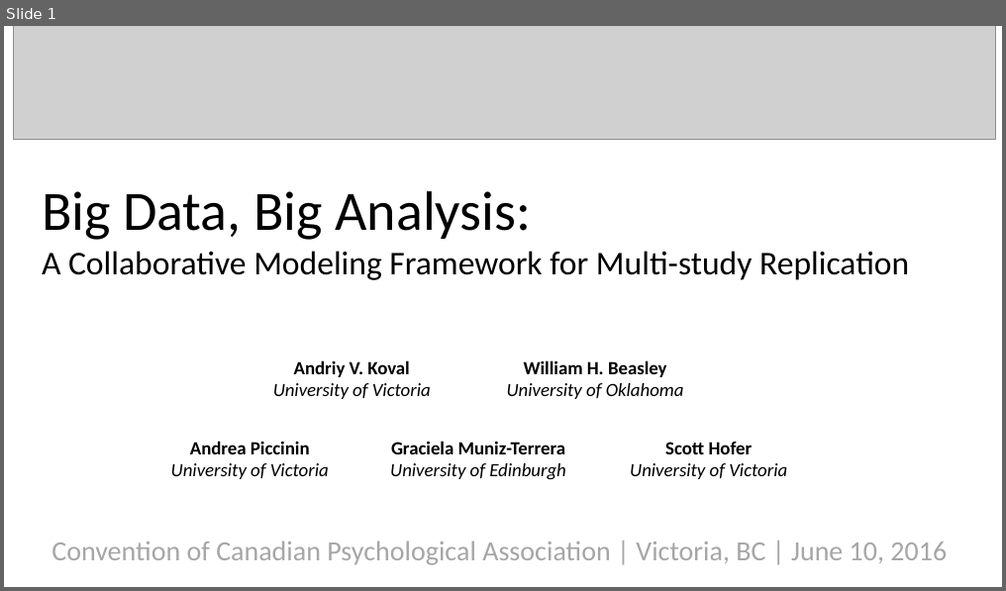
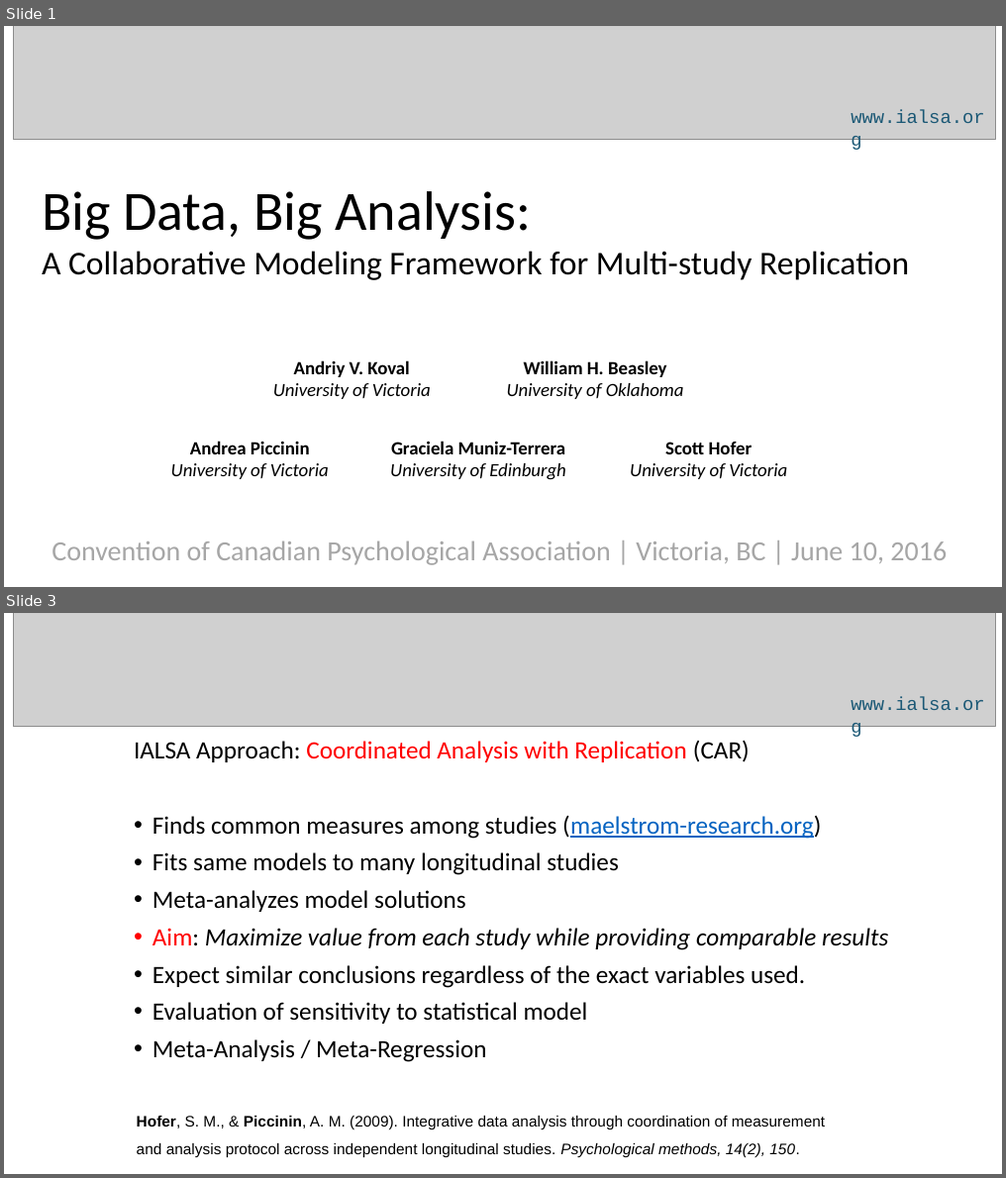
Before and after one commit to IALSA/IALSA-2015-Portland, a slide deck: pubs/2016-talks/2016-06-09-cpa/ppt/koval-etal-2016-06-10-cpa.pptx. Shown one above the other, each under a label of ours: slide 1 before the commit, slides 1 and 3 after it; the slides between them are not shown. The pictures are 1006x591 and 1006x1178 pixels, drawn with LibreOffice and Linux fonts; fonts in the diff are those of the drawing; grey boxes stand for pictures. Boxes give left, top, right and bottom in pixels: in the first picture for what was removed or moved away, otherwise in the second. Text is boxed around its words. In the diff, an @@ line names an element or a change of style, - is before the commit and + after.

Commit message:
CPA poster is complete

```diff
--- a/pubs/2016-talks/2016-06-09-cpa/ppt/koval-etal-2016-06-10-cpa.pptx
+++ b/pubs/2016-talks/2016-06-09-cpa/ppt/koval-etal-2016-06-10-cpa.pptx
@@ slide 3 added at [4,613,1002,1174], background #FFFFFF @@
@@ picture added at [13,613,995,727] @@
@@ text added at [562,697,984,839], 13.5 pt, text #1C5976 @@
+www.ialsa.org
@@ text added at [134,740,888,1062], 18 pt, text #000000 @@
+IALSA Approach: Coordinated Analysis with Replication (CAR)
+• Finds common measures among studies (maelstrom-research.org)
+• Fits same models to many longitudinal studies
+• Meta-analyzes model solutions
+• Aim: Maximize value from each study while providing comparable results
+• Expect similar conclusions regardless of the exact variables used.
+• Evaluation of sensitivity to statistical model
+• Meta-Analysis / Meta-Regression
@@ text added at [137,1116,825,1157], 11 pt, text #000000 @@
+Hofer, S. M., & Piccinin, A. M. (2009). Integrative data analysis through coordination of measurement and analysis protocol across independent longitudinal studies. Psychological methods, 14(2), 150.
@@ slide 1 changed as well @@
@@ text added at [850,110,984,123], 13.5 pt, text #1C5976 @@
+www.ialsa.org
```
Also in this commit, not shown: 2 other slides changed, 27 other slides added, 13 slides removed, 4 other files.
